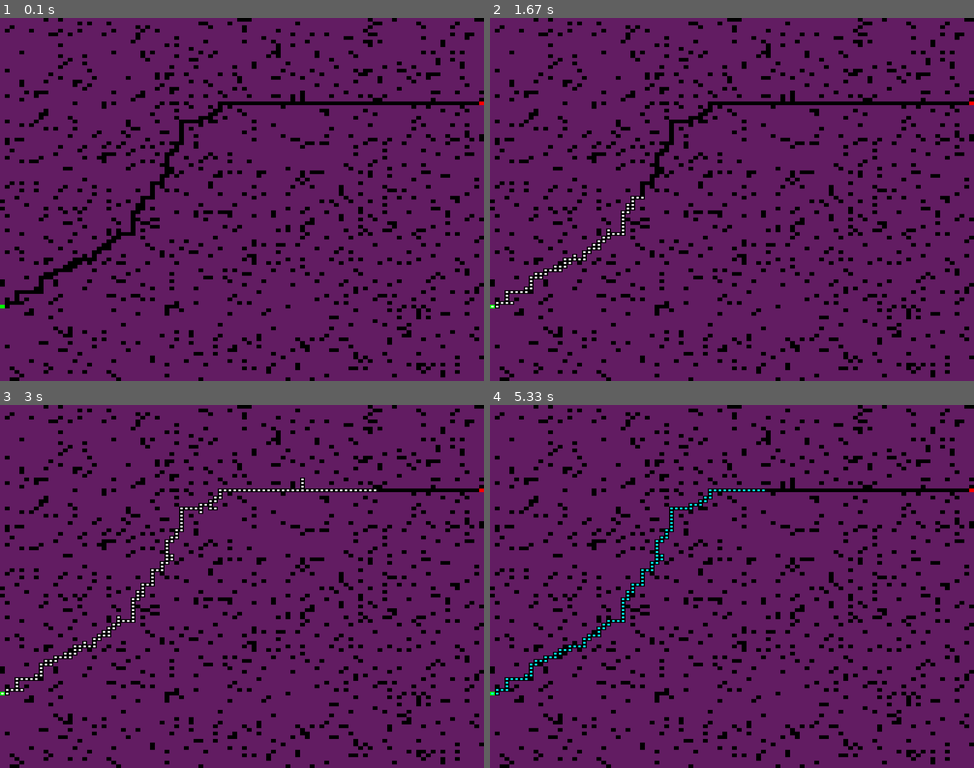
Above: before the commit, frames 1-4 (two rows, left to right).
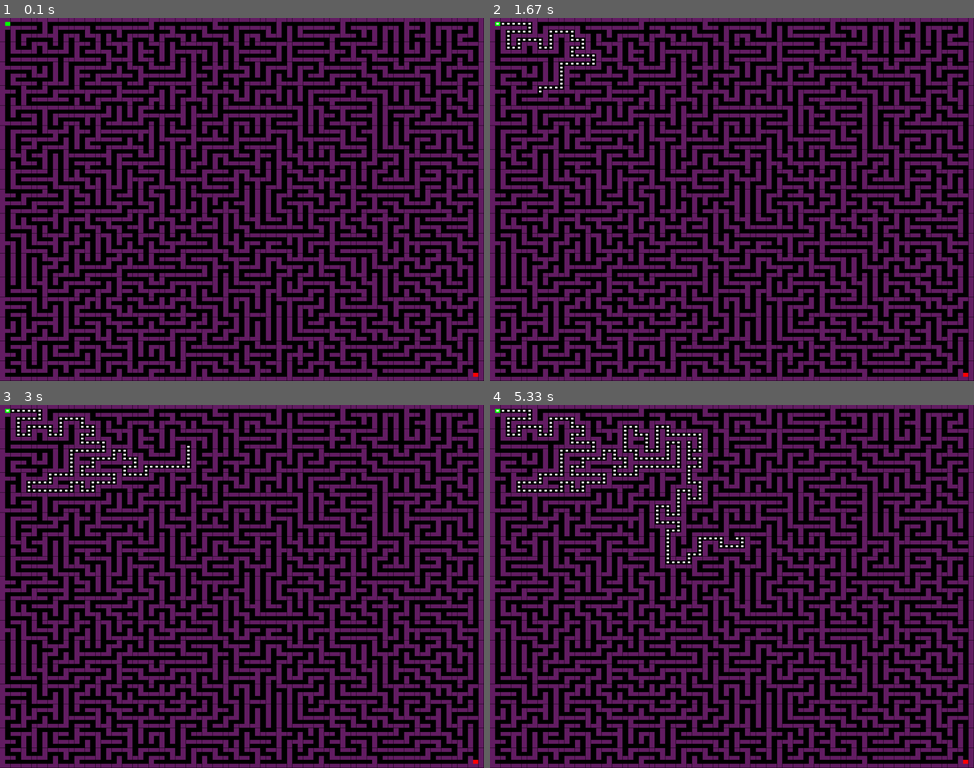
Above: after the commit, the same moments.

Repository: marianodominguez/pythonLab
Game: pygame game, started from maze/testMaze.py
Same seed, same stepped clock (60 frames per second), same inputs: the game is played once before the commit and once after it.
Inputs:
- Up to frame 1 (0.1 s): no input
- Up to frame 2 (1.67 s): no input
- Up to frame 3 (3 s): no input
- Up to frame 4 (5.33 s): no input

The runs differ from the first frame. In frame 1, 55% of the frame differs, in the area x 0-100%, y 0-100%; in frame 2, 55%; in frame 3, 55%; in frame 4, 55%.

Commit message:
changes by copilot, fixed algorithm

Diff:
--- a/maze/Maze.py
+++ b/maze/Maze.py
@@ -21,63 +21,39 @@
     myX, myY = (1,2)
 
     #function to creeate a maze
-    def create_maze(self, width=100, height=100, max_path_len=5000):
-        maze = [['*' for _ in range(height)] for _ in range(width)]
-        # Randomly place start (S) and end (E) points
-        start_x, start_y = 0, random.randint(0, height - 1)
-        end_x, end_y = width - 1, random.randint(0, height - 1)
-        while (end_x, end_y) == (start_x, start_y):
-            end_x, end_y = random.randint(0, width - 1), random.randint(0, height - 1)
-
-        maze[start_x][start_y] = 'S'
-        maze[end_x][end_y] = 'E'
-
-        # Generate a random path from start to end with a maximum length
-        x, y = start_x, start_y
-        path_cells = set()
-        path_cells.add((x, y))
-        steps = 0
-        while (x, y) != (end_x, end_y) and steps < max_path_len:
-            directions = []
-            if x < end_x:
-                directions.append((1, 0))
-            if x > end_x:
-                directions.append((-1, 0))
-            if y < end_y:
-                directions.append((0, 1))
-            if y > end_y:
-                directions.append((0, -1))
-            random.shuffle(directions)
-            moved = False
-            for dx, dy in directions:
+    def create_maze(self, width=21, height=21):
+        """
+        Generate a maze using iterative backtracking (stack-based DFS).
+        Maze dimensions should be odd numbers for best results.
+        """
+        # Ensure odd dimensions
+        width = width if width % 2 == 1 else width + 1
+        height = height if height % 2 == 1 else height + 1
+
+        maze = [['*' for _ in range(width)] for _ in range(height)]
+
+        stack = [(1, 1)]
+        maze[1][1] = ' '
+
+        while stack:
+            x, y = stack[-1]
+            dirs = [(0, 2), (0, -2), (2, 0), (-2, 0)]
+            random.shuffle(dirs)
+            carved = False
+            for dx, dy in dirs:
                 nx, ny = x + dx, y + dy
-                if 0 <= nx < width and 0 <= ny < height and (nx, ny) not in path_cells:
-                    x, y = nx, ny
-                    path_cells.add((x, y))
-                    if (x, y) != (end_x, end_y):
-                        maze[x][y] = ' '
-                    moved = True
-                    steps += 1
+                if 1 <= nx < height-1 and 1 <= ny < width-1 and maze[nx][ny] == '*':
+                    maze[nx][ny] = ' '
+                    maze[x + dx//2][y + dy//2] = ' '
+                    stack.append((nx, ny))
+                    carved = True
                     break
-            if not moved:
-                # No valid moves, stop path generation
-                # Fallback: directly connect to end
-                while x != end_x:
-                    x += 1 if x < end_x else -1
-                    if (x, y) != (end_x, end_y):
-                        maze[x][y] = ' '
-                while y != end_y:
-                    y += 1 if y < end_y else -1
-                    if (x, y) != (end_x, end_y):
-                        maze[x][y] = ' '
-                break
-
-        maze[end_x][end_y] = 'E'
-        # Optionally, add some random open cells elsewhere
-        for _ in range((width * height) // 10):
-            rx, ry = random.randint(0, width - 1), random.randint(0, height - 1)
-            if maze[rx][ry] == '*':
-                maze[rx][ry] = ' '
+            if not carved:
+                stack.pop()
+
+        # Place start and end
+        maze[1][1] = 'S'
+        maze[height-2][width-2] = 'E'
         return maze
 
     # Function to read a maze from maze.txt file
--- a/maze/testMaze.py
+++ b/maze/testMaze.py
@@ -7,7 +7,7 @@
 # Create a maze instance, set the maze, display it, and start the game
 m = Maze()
 app = MazeApp()
-maze_map = m.create_maze()
+maze_map = m.create_maze(90,90)
 m.setMaze(maze_map)
 app.setMaze(maze_map)
 
